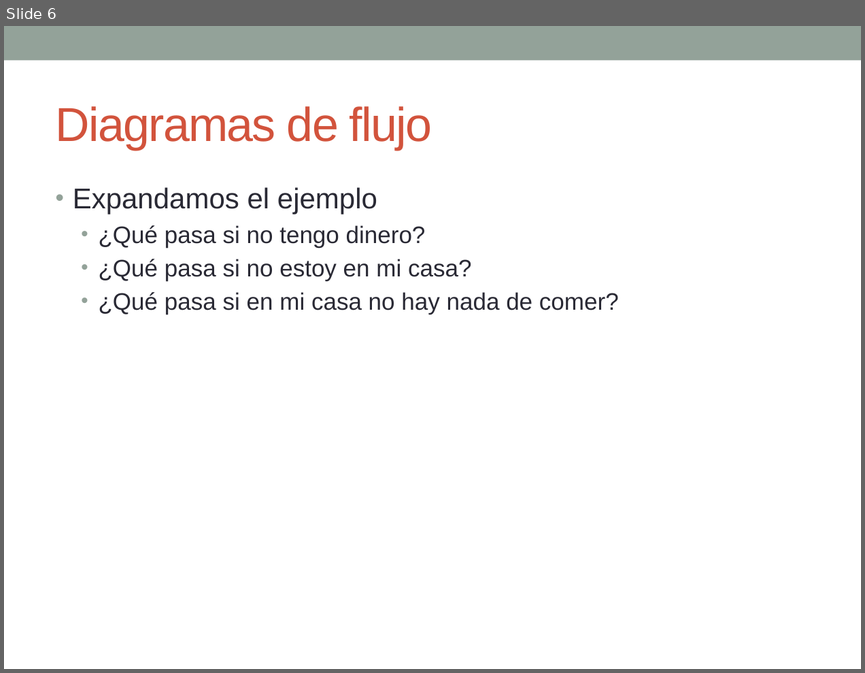
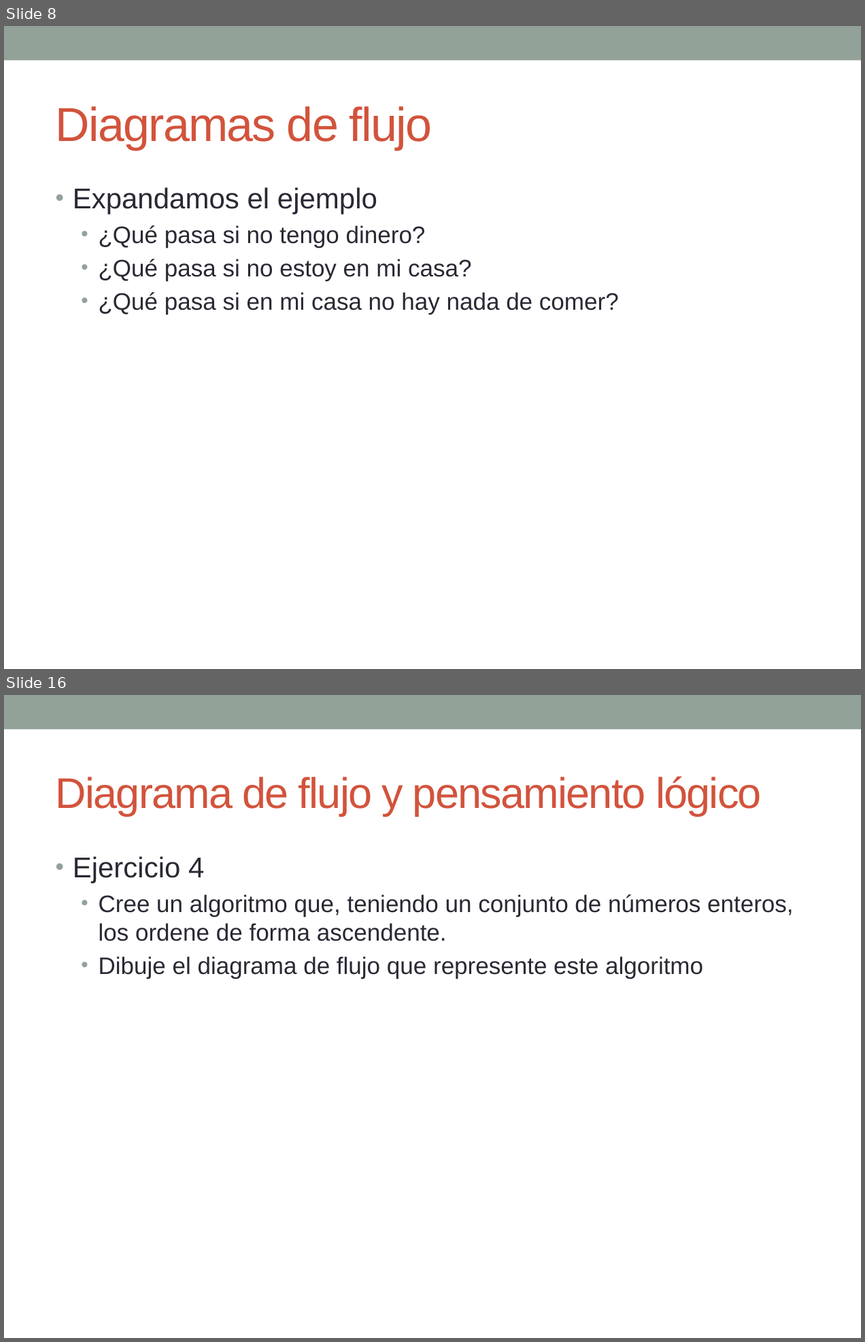
Before and after one commit to esolorzanob/UPI_Introduccion, a slide deck: Semana 2.pptx. Shown one above the other, each under a label of ours: slide 6 before the commit, slides 8 and 16 after it; the slides between them are not shown. The pictures are 865x673 and 865x1342 pixels, drawn with LibreOffice and Linux fonts; fonts in the diff are those of the drawing. Boxes give left, top, right and bottom in pixels: in the first picture for what was removed or moved away, otherwise in the second. Text is boxed around its words. In the diff, an @@ line names an element or a change of style, - is before the commit and + after.

```diff
--- a/Semana 2.pptx
+++ b/Semana 2.pptx
@@ slide 16 added at <box>4,695,861,1338</box>, background #FFFFFF; not listed: 1 template element that a slide beside it also shows @@
@@ title added at <box>56,776,762,816</box>, 36 pt, text #D2533C @@
+Diagrama de flujo y pensamiento lógico
@@ text added at <box>73,856,793,979</box>, 20 pt, text #292934 @@
+• Ejercicio 4
+  • Cree un algoritmo que, teniendo un conjunto de números enteros, los ordene de forma ascendente.
+  • Dibuje el diagrama de flujo que represente este algoritmo
@@ what was slide 6 is now slide 8 @@
```
Also in this commit, not shown: 4 slides changed, 7 other slides added.
